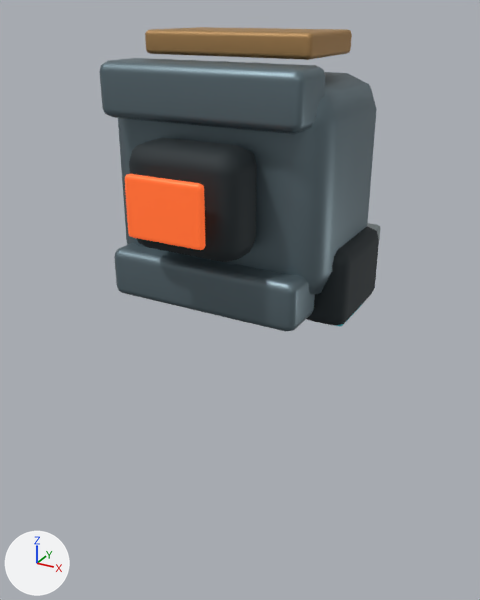
The Blender file public/assets/sentinel.blend as it was, and as the next commit left it.
Before and after are seen from a camera (50 mm lens) standing at (0.894, -1.673, 1.742) and looking at (-0.013, -0.024, 0.917). Every picture has the same lights, and +X, +Y and +Z are marked at lower left. The first picture is the older version.

Objects in the first picture: 'IdentificationBridge', 'Inductor.001', 'Optic', 'OpticHousing', 'PressureHull', 'ShutterBottom', 'ShutterTop', 'VaneRight'.
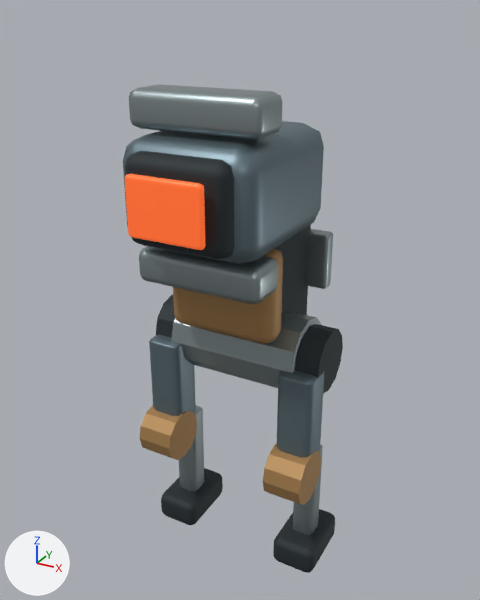
Location of each change, [x1, y1, x2, y2] in pixels of the pictures (480 x 600 px):
'PressureHull', deleted
    before: [118, 72, 377, 295]
'ShutterTop', recoloured, reshaped, moved (32% narrower, 26% shorter)
    before: [100, 58, 325, 134]
    after: [129, 84, 282, 140]
'Assembly_Ceramic graphite', added
    after: [123, 121, 324, 264]
'ShutterBottom', recoloured, reshaped, moved (31% narrower, 34% shorter)
    before: [114, 243, 315, 331]
    after: [139, 246, 278, 304]
'Assembly_Recessed induction hardware', added
    after: [125, 151, 343, 394]
'OpticHousing', deleted
    before: [129, 137, 257, 262]
'IdentificationBridge', deleted (brown)
    before: [145, 27, 352, 60]
'Assembly_Exposed machined edges', added
    after: [171, 312, 322, 388]
'Assembly_Service enamel', added (brown)
    after: [173, 249, 283, 343]
'Inductor.001', deleted
    before: [307, 227, 379, 325]
'UpperRight', added
    after: [277, 370, 324, 457]
'UpperLeft', added
    after: [149, 335, 196, 436]
'KneeRight', added (brown)
    after: [263, 443, 321, 505]
'FootRight', added
    after: [273, 509, 335, 573]
'KneeLeft', added (brown)
    after: [140, 405, 197, 460]
'FootLeft', added
    after: [161, 468, 223, 525]
'VaneRight', reshaped, moved (mostly hidden before)
    before: [367, 223, 380, 239]
    after: [305, 229, 333, 289]
'LowerLeft', added
    after: [179, 406, 204, 491]
'LowerRight', added
    after: [293, 444, 323, 535]

What changed in the scene script:
```text
Change me_cube_014:
    remove me_cube_014.from_pydata(...)  # 56 vertices, 54 faces; spans x -0.05..0.05, y -0.17..0.17, z -0.027..0.027
    add me_cube_014.from_pydata(...)  # 56 vertices, 54 faces; spans x -0.04..0.04, y -0.025..0.025, z -0.09..0.09
    me_cube_014 part 3: 56 of 56 vertices moved; they spanned x -0.05..0.05, y -0.17..0.17, z -0.027..0.027 and now span x -0.04..0.04, y -0.025..0.025, z -0.09..0.09; mean shift (0.0, 0.0, 0.0)
Change me_cube_015:
    remove me_cube_015.from_pydata(...)  # 56 vertices, 54 faces; spans x -0.285..0.285, y -0.08..0.08, z -0.07..0.07
    remove me_cube_015.materials.append(mat_ceramic_graphite)  # greyish blue #6c7e86
    add me_cube_015.from_pydata(...)  # 56 vertices, 54 faces; spans x -0.19..0.19, y -0.07..0.07, z -0.05..0.05
    me_cube_015 part 1: 56 of 56 vertices moved; they spanned x -0.285..0.285, y -0.08..0.08, z -0.07..0.07 and now span x -0.19..0.19, y -0.07..0.07, z -0.05..0.05; mean shift (0.0, 0.0, 0.0)
    add me_cube_015.materials.append(mat_exposed_machined_edges)  # grey #99a6a8
Change me_cube_016:
    remove me_cube_016.from_pydata(...)  # 56 vertices, 54 faces; spans x -0.285..0.285, y -0.08..0.08, z -0.07..0.07
    remove me_cube_016.materials.append(mat_ceramic_graphite)  # greyish blue #6c7e86
    add me_cube_016.from_pydata(...)  # 56 vertices, 54 faces; spans x -0.19..0.19, y -0.07..0.07, z -0.05..0.05
    me_cube_016 part 2: 56 of 56 vertices moved; they spanned x -0.285..0.285, y -0.08..0.08, z -0.07..0.07 and now span x -0.19..0.19, y -0.07..0.07, z -0.05..0.05; mean shift (0.0, 0.0, 0.0)
    add me_cube_016.materials.append(mat_exposed_machined_edges)  # grey #99a6a8
Remove ob_pressurehull:
    ob_pressurehull = bpy.data.objects.new('PressureHull', me_cube_001)
Remove ob_optichousing:
    ob_optichousing = bpy.data.objects.new('OpticHousing', me_cube_007)
Remove ob_inductor_001:
    ob_inductor_001 = bpy.data.objects.new('Inductor.001', me_cube_012)
Change ob_vaneright:
    ob_vaneright.location: (0.29, 0.05, 1.12) -> (0.16, 0.17, 1.02)
Change ob_shuttertop:
    ob_shuttertop.location: (0.0, -0.21, 1.55) -> (0.0, -0.23, 1.51)
Change ob_shutterbottom:
    ob_shutterbottom.location: (0.0, -0.21, 1.05) -> (0.0, -0.23, 1.09)
Remove ob_identificationbridge:
    ob_identificationbridge = bpy.data.objects.new('IdentificationBridge', me_cube_017)
Add ob_footright:
    ob_footright = bpy.data.objects.new('FootRight', me_cube_014_1)  # 56 vertices, 54 faces; spans x -0.075..0.075, y -0.115..0.115, z -0.05..0.05; in mat_recessed_induction_hardware (dark grey #2c3538)
    ob_footright.location = (0.23, 0.0, 0.065)
Add ob_kneeright:
    ob_kneeright = bpy.data.objects.new('KneeRight', me_cylinder_004)  # a 12-sided cylinder along z spanning x -0.085..0.085, y -0.085..0.085, z -0.06..0.06; in mat_service_enamel (brown #ad8655)
    ob_kneeright.location = (0.23, -0.13, 0.43)
    ob_kneeright.rotation_euler = (0.0, 1.571, 0.0)  # degrees (0, 90, 0)
Add ob_lowerright:
    ob_lowerright = bpy.data.objects.new('LowerRight', me_cube_013_1)  # 56 vertices, 54 faces; spans x -0.038..0.038, y -0.04..0.04, z -0.5..0.5; in mat_exposed_machined_edges (grey #99a6a8)
    ob_lowerright.location = (0.23, 0.0, 0.25)
    ob_lowerright.scale = (1.0, 1.0, 0.38)
Add ob_upperright:
    ob_upperright = bpy.data.objects.new('UpperRight', me_cube_012_1)  # 56 vertices, 54 faces; spans x -0.058..0.058, y -0.06..0.06, z -0.5..0.5; in mat_ceramic_graphite (greyish blue #6c7e86)
    ob_upperright.location = (0.23, -0.09, 0.57)
    ob_upperright.scale = (1.0, 1.0, 0.4)
Add ob_footleft:
    ob_footleft = bpy.data.objects.new('FootLeft', me_cube_014_1.copy())
    ob_footleft.location = (-0.23, 0.0, 0.065)
Add ob_kneeleft:
    ob_kneeleft = bpy.data.objects.new('KneeLeft', me_cylinder_004.copy())
    ob_kneeleft.location = (-0.23, -0.13, 0.43)
    ob_kneeleft.rotation_euler = (0.0, 1.571, 0.0)  # degrees (0, 90, 0)
Add ob_lowerleft:
    ob_lowerleft = bpy.data.objects.new('LowerLeft', me_cube_013_1.copy())
    ob_lowerleft.location = (-0.23, 0.0, 0.25)
    ob_lowerleft.scale = (1.0, 1.0, 0.38)
Add ob_upperleft:
    ob_upperleft = bpy.data.objects.new('UpperLeft', me_cube_012_1.copy())
    ob_upperleft.location = (-0.23, -0.09, 0.57)
    ob_upperleft.scale = (1.0, 1.0, 0.4)
Add ob_assembly_exposed_machined_edges:
    ob_assembly_exposed_machined_edges = bpy.data.objects.new('Assembly_Exposed machined edges', me_cylinder)  # a 12-sided cylinder along z spanning x -0.12..0.12, y -0.12..0.12, z -0.21..0.21; in mat_exposed_machined_edges (grey #99a6a8)
    ob_assembly_exposed_machined_edges.location = (0.0, 0.0, 0.77)
    ob_assembly_exposed_machined_edges.rotation_euler = (0.0, 1.571, 0.0)  # degrees (0, 90, 0)
Add ob_assembly_service_enamel:
    ob_assembly_service_enamel = bpy.data.objects.new('Assembly_Service enamel', me_cube_007_1)  # 56 vertices, 54 faces; spans x -0.17..0.17, y -0.05..0.05, z -0.14..0.14; in mat_service_enamel (brown #ad8655)
    ob_assembly_service_enamel.location = (0.0, -0.13, 1.0)
Add ob_assembly_recessed_induction_hardware:
    ob_assembly_recessed_induction_hardware = bpy.data.objects.new('Assembly_Recessed induction hardware', me_cube_002_1)  # 160 vertices, 136 faces; spans x -0.285..0.285, y -0.07..0.53, z -0.63..0.12; in mat_recessed_induction_hardware (dark grey #2c3538)
    ob_assembly_recessed_induction_hardware.location = (0.0, -0.32, 1.3)
Add ob_assembly_ceramic_graphite:
    ob_assembly_ceramic_graphite = bpy.data.objects.new('Assembly_Ceramic graphite', me_cube_001_1)  # 56 vertices, 54 faces; spans x -0.2..0.2, y -0.245..0.245, z -0.15..0.15; in mat_ceramic_graphite (greyish blue #6c7e86)
    ob_assembly_ceramic_graphite.location = (0.0, -0.11, 1.3)
```
